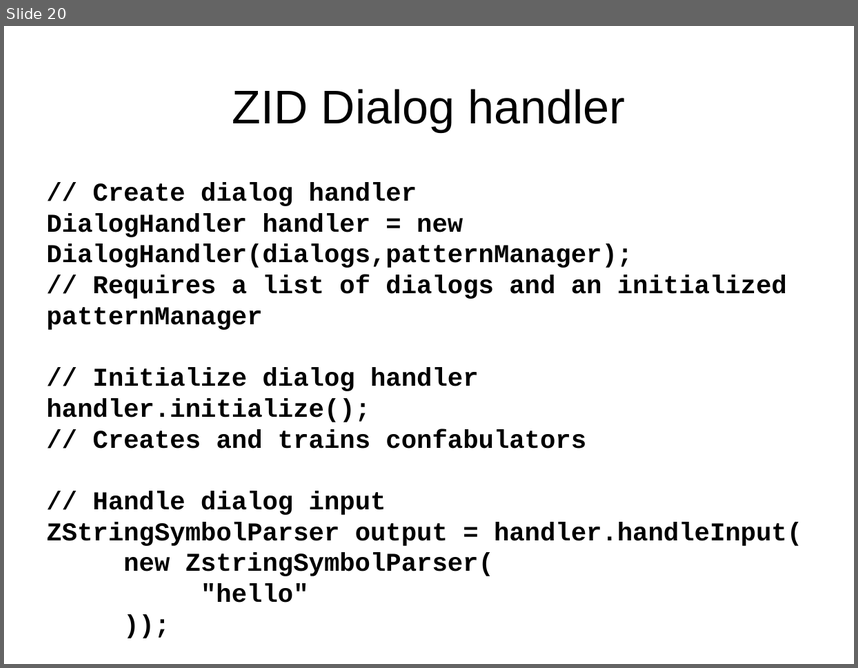
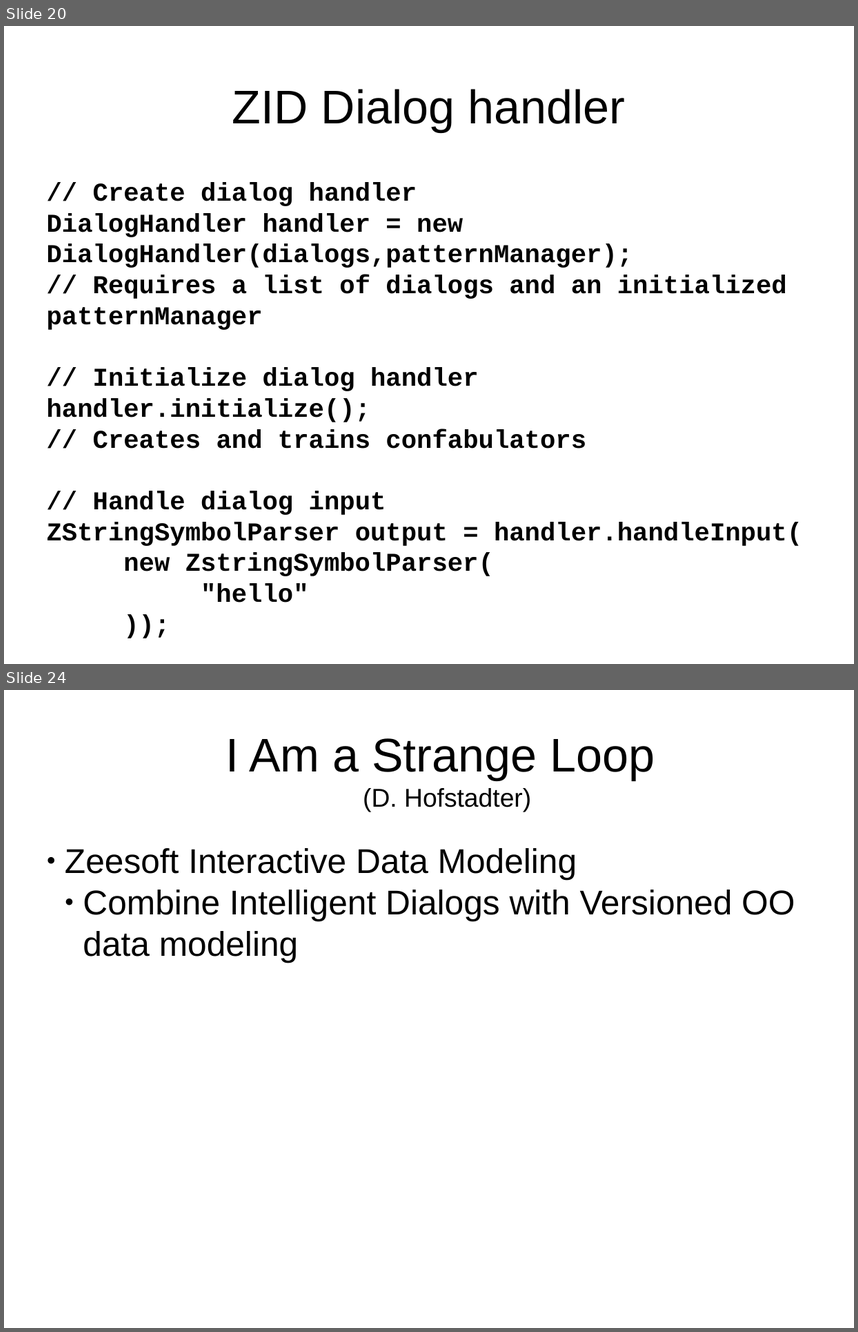
Before and after one commit to DyzLecticus/Zeesoft, a slide deck: V3.0/doc/Zeesoft Open Source Artificial Cognition.odp. Shown one above the other, each under a label of ours: slide 20 before the commit, slides 20 and 24 after it; the slides between them are not shown. The pictures are 858x668 and 858x1332 pixels, drawn with LibreOffice and Linux fonts; fonts in the diff are those of the drawing. Boxes give left, top, right and bottom in pixels: in the first picture for what was removed or moved away, otherwise in the second. Text is boxed around its words. In the diff, an @@ line names an element or a change of style, - is before the commit and + after.

```diff
--- a/V3.0/doc/Zeesoft Open Source Artificial Cognition.odp
+++ b/V3.0/doc/Zeesoft Open Source Artificial Cognition.odp
@@ slide 24 added at box(4, 690, 854, 1328), background #FFFFFF @@
@@ title added at box(225, 738, 655, 812), 44 pt, text #000000 @@
+  I Am a Strange Loop
+  (D. Hofstadter)
@@ subtitle added at box(65, 848, 795, 962), 32 pt, text #000000 @@
+● Zeesoft Interactive Data Modeling
+  ● Combine Intelligent Dialogs with Versioned OO data modeling
```
Also in this commit, not shown: 4 slides changed, 5 other slides added, 1 slide removed, 1 other file.
